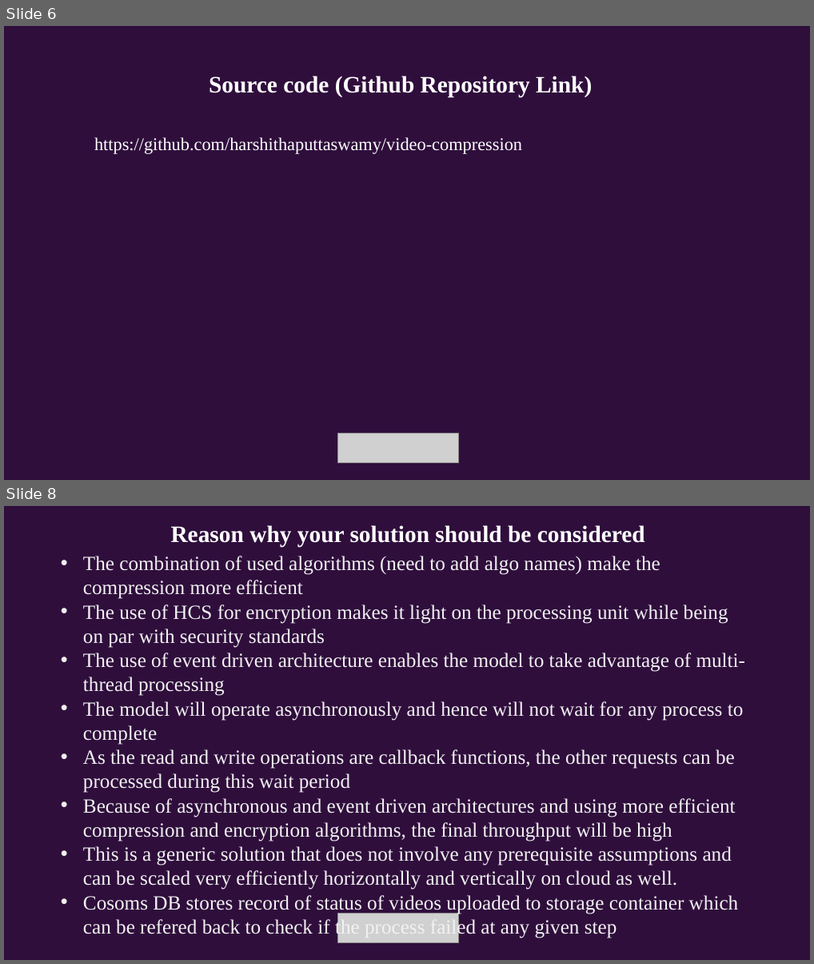
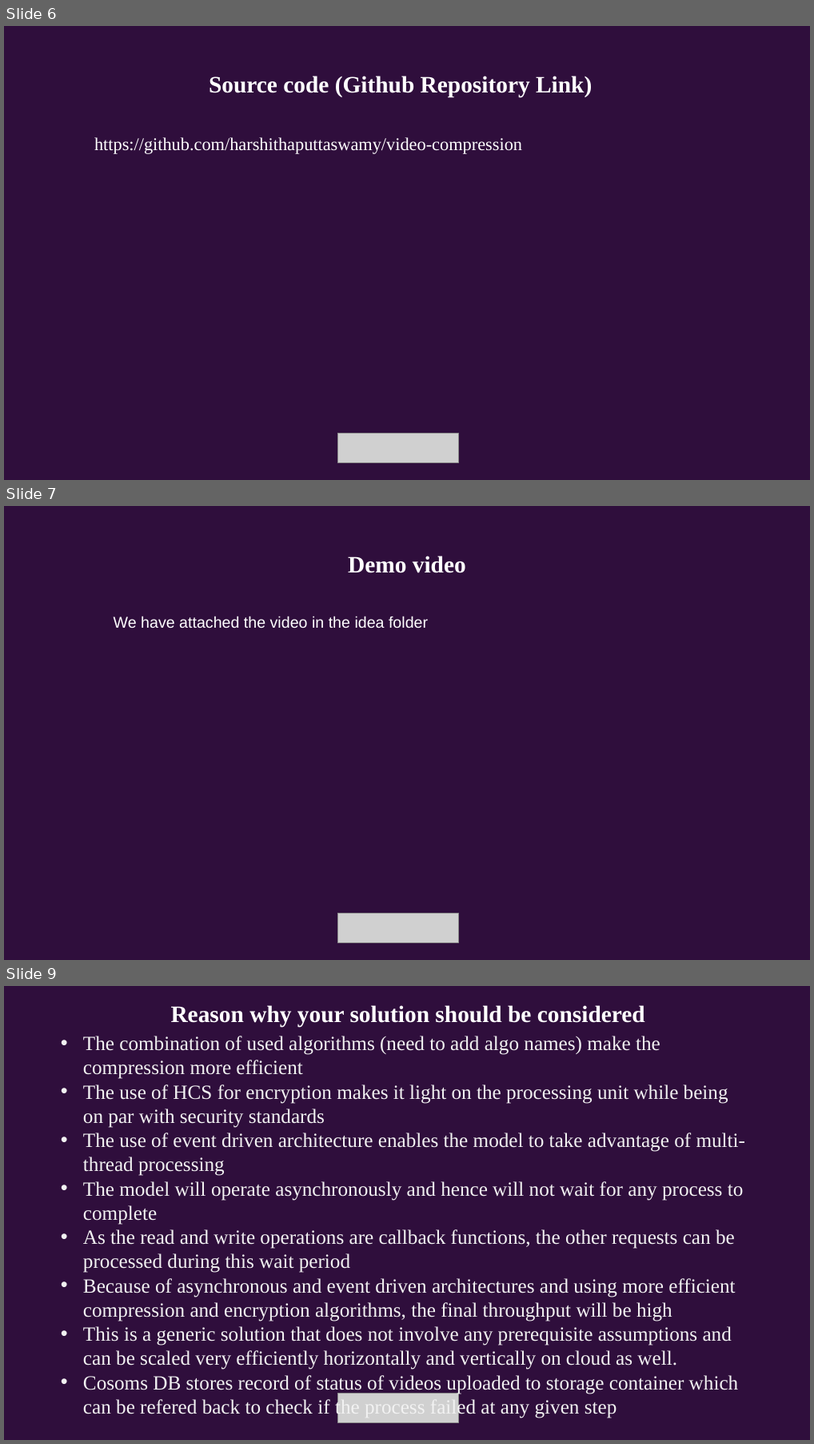
Before and after one commit to harshithaputtaswamy/video-compression, a slide deck: idea/idea_video_compression.pptx. Shown one above the other, each under a label of ours: slides 6 and 8 before the commit, slides 6, 7 and 9 after it; the slides between them are not shown. The pictures are 814x964 and 814x1444 pixels, drawn with LibreOffice and Linux fonts; fonts in the diff are those of the drawing; grey boxes stand for pictures. Boxes give left, top, right and bottom in pixels: in the first picture for what was removed or moved away, otherwise in the second. Text is boxed around its words. In the diff, an @@ line names an element or a change of style, - is before the commit and + after.

Commit message:
video

```diff
--- a/idea/idea_video_compression.pptx
+++ b/idea/idea_video_compression.pptx
@@ slide 7 added at <box>4,506,810,960</box>, background #FFFFFF @@
@@ rectangle added at <box>4,506,810,959</box>, fill #2F0E3C @@
@@ text added at <box>348,556,466,573</box>, 21 pt, text #FFFFFF, bold @@
+Demo video
@@ text added at <box>114,616,428,628</box>, 14 pt, text #FFFFFF @@
+We have attached the video in the idea folder
@@ picture added at <box>338,913,459,942</box> @@
@@ what was slide 8 is now slide 9 @@
```
Also in this commit, not shown: 1 slide changed, 1 other file.
